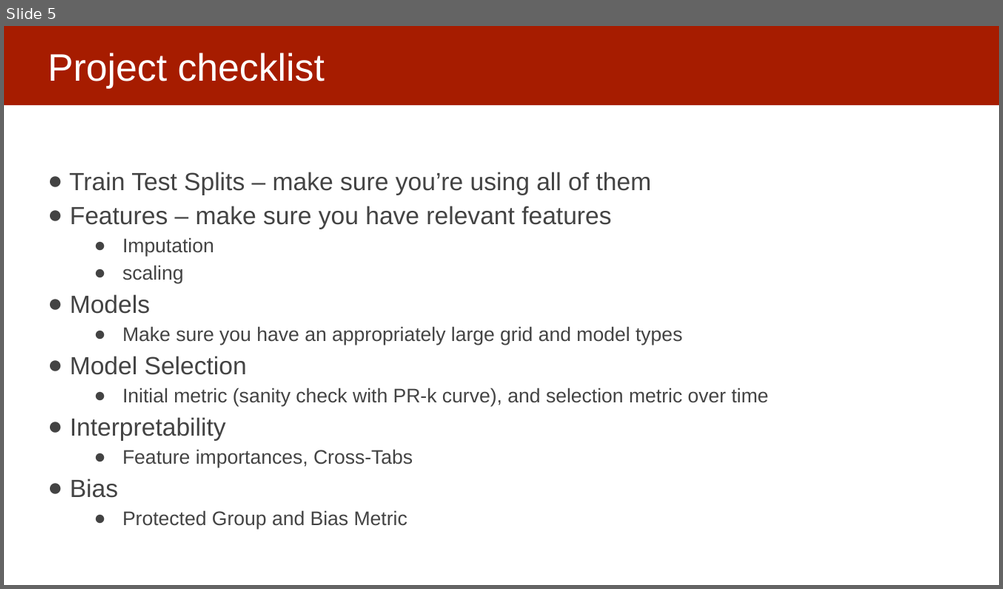
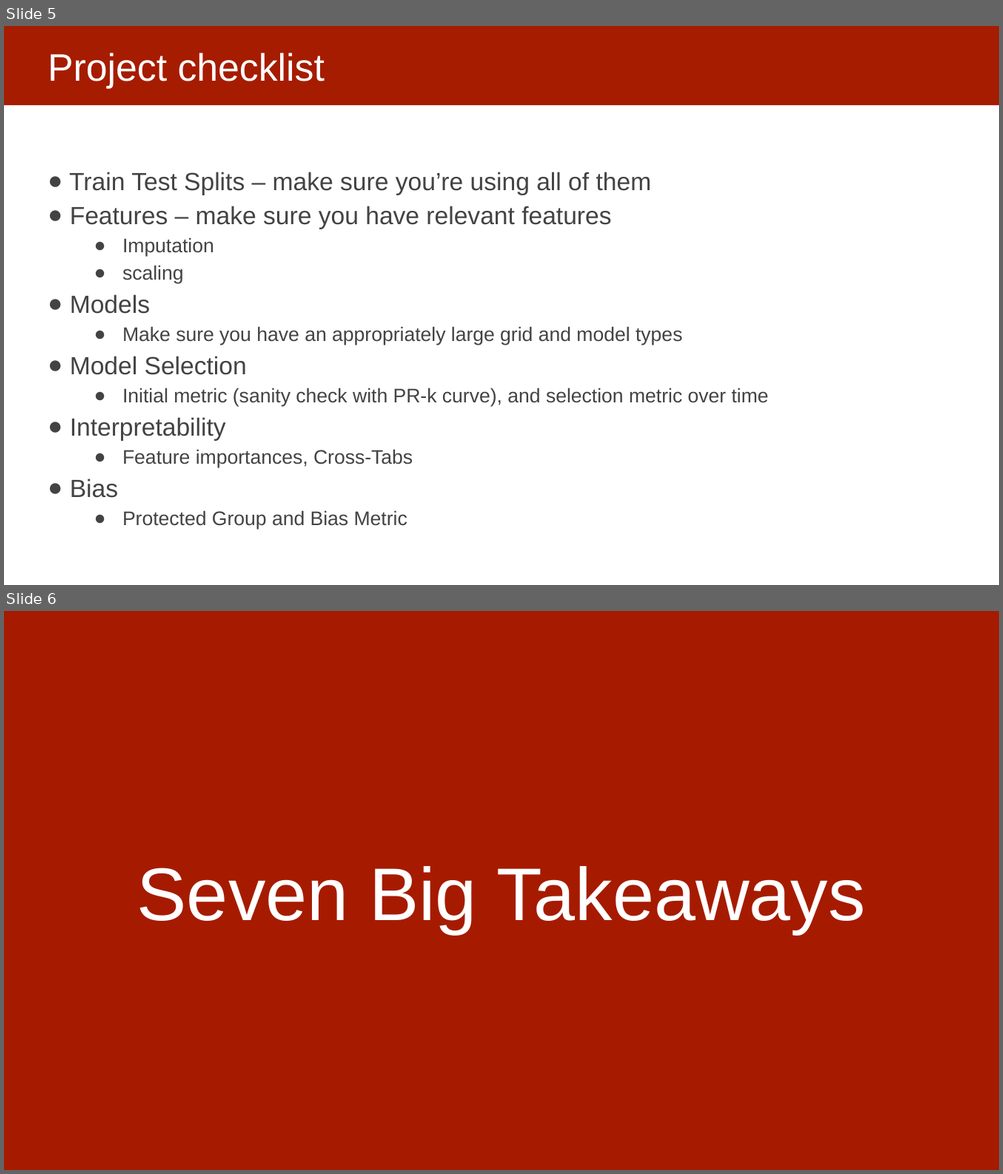
Before and after one commit to dssg/mlforpublicpolicylab, a slide deck: Lectures/21-causal-inference.pptx. Shown one above the other, each under a label of ours: slide 5 before the commit, slides 5 and 6 after it. The pictures are 1003x589 and 1003x1174 pixels, drawn with LibreOffice and Linux fonts; fonts in the diff are those of the drawing. Boxes give left, top, right and bottom in pixels: in the first picture for what was removed or moved away, otherwise in the second. Text is boxed around its words. In the diff, an @@ line names an element or a change of style, - is before the commit and + after.

```diff
--- a/Lectures/21-causal-inference.pptx
+++ b/Lectures/21-causal-inference.pptx
@@ slide 6 added at (4,611,999,1170), background #FFFFFF @@
@@ rectangle added at (4,611,999,1170), fill #A61B00, outline #A61B00 2 pt, 72 pt, text #FFFFFF @@
+Seven Big Takeaways
```
Also in this commit, not shown: 18 slides changed, 7 other slides added.
